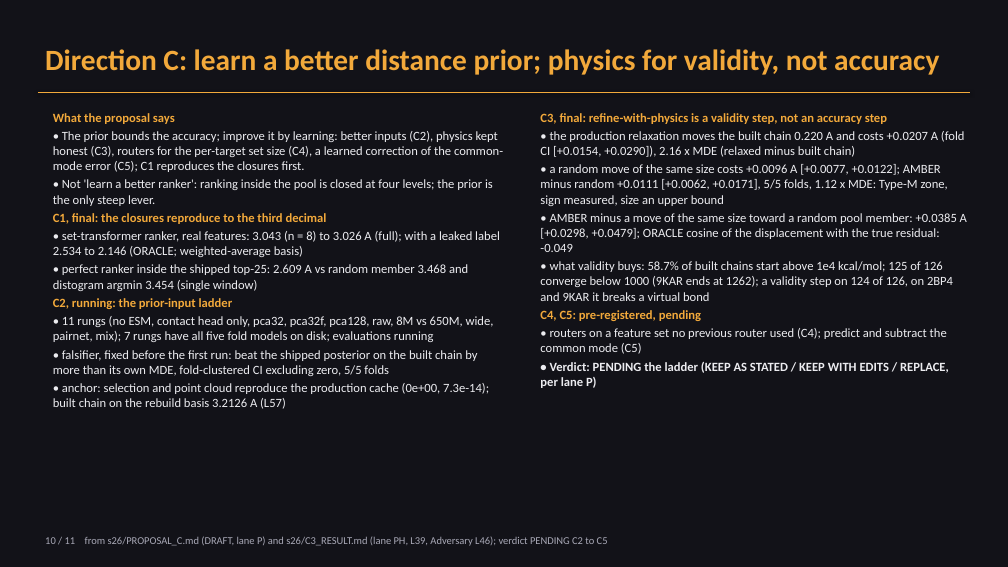
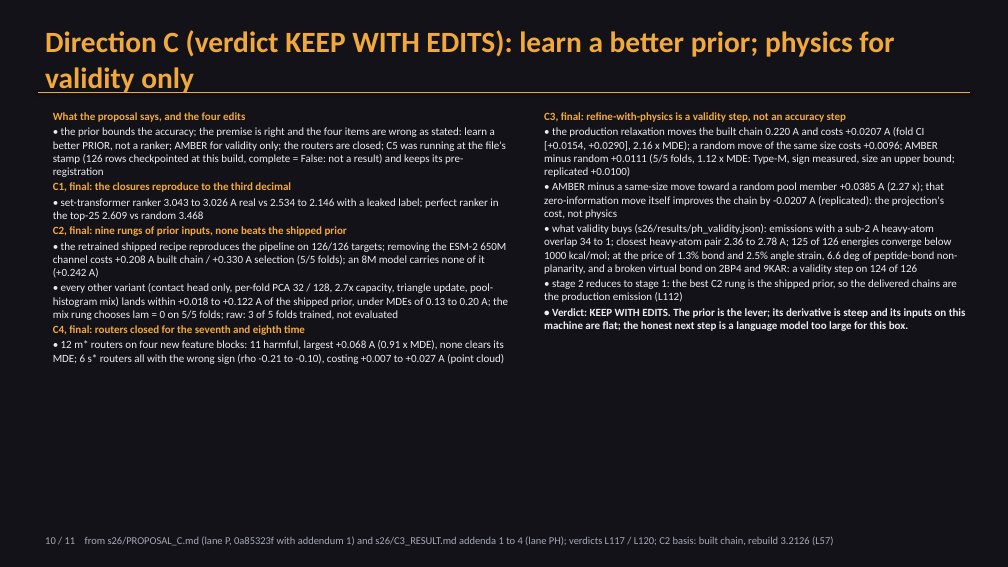
Before and after one commit to abe-narayan/cvar-vqe-protein-folding-v3, a slide deck: slide 10 of vqe_research_overview.pptx. Drawn at 1008x567 pixels with LibreOffice and Linux fonts; fonts in the diff are those of the drawing. Boxes give left, top, right and bottom in pixels: in the first picture for what was removed or moved away, otherwise in the second. Text is boxed around its words. In the diff, an @@ line names an element or a change of style, - is before the commit and + after.

```diff
--- a/vqe_research_overview.pptx
+++ b/vqe_research_overview.pptx
@@ text at box(45, 30, 894, 93): text changed @@
-Direction C: learn a better distance prior; physics for validity, not accuracy
+Direction C (verdict KEEP WITH EDITS): learn a better prior; physics for validity only
@@ text at box(53, 112, 506, 177): text changed; size 12 to 10.5 pt @@
-What the proposal says
-• The prior bounds the accuracy; improve it by learning: better inputs (C2), physics kept honest (C3), routers for the per-target set size (C4), a learned correction of the common-mode error (C5); C1 reproduces the closures first.
-• Not 'learn a better ranker': ranking inside the pool is closed at four levels; the prior is the only steep lever.
+What the proposal says, and the four edits
+• the prior bounds the accuracy; the premise is right and the four items are wrong as stated: learn a better PRIOR, not a ranker; AMBER for validity only; the routers are closed; C5 was running at the file's stamp (126 rows checkpointed at this build, complete = False: not a result) and keeps its pre-registration
@@ text at box(544, 112, 846, 122): size 12 to 10.5 pt in "C3, final: refine-with-physics is a validity step, ..."; less space between paragraphs @@
@@ text at box(544, 127, 966, 331): text changed; size 12 to 10.5 pt @@
-• the production relaxation moves the built chain 0.220 A and costs +0.0207 A (fold CI [+0.0154, +0.0290]), 2.16 x MDE (relaxed minus built chain)
-• a random move of the same size costs +0.0096 A [+0.0077, +0.0122]; AMBER minus random +0.0111 [+0.0062, +0.0171], 5/5 folds, 1.12 x MDE: Type-M zone, sign measured, size an upper bound
-• AMBER minus a move of the same size toward a random pool member: +0.0385 A [+0.0298, +0.0479]; ORACLE cosine of the displacement with the true residual: -0.049
-• what validity buys: 58.7% of built chains start above 1e4 kcal/mol; 125 of 126 converge below 1000 (9KAR ends at 1262); a validity step on 124 of 126, on 2BP4 and 9KAR it breaks a virtual bond
-C4, C5: pre-registered, pending
-• routers on a feature set no previous router used (C4); predict and subtract the common mode (C5)
-• Verdict: PENDING the ladder (KEEP AS STATED / KEEP WITH EDITS / REPLACE, per lane P)
+• the production relaxation moves the built chain 0.220 A and costs +0.0207 A (fold CI [+0.0154, +0.0290], 2.16 x MDE); a random move of the same size costs +0.0096; AMBER minus random +0.0111 (5/5 folds, 1.12 x MDE: Type-M, sign measured, size an upper bound; replicated +0.0100)
+• AMBER minus a same-size move toward a random pool member +0.0385 A (2.27 x); that zero-information move itself improves the chain by -0.0207 A (replicated): the projection's cost, not physics
+• what validity buys (s26/results/ph_validity.json): emissions with a sub-2 A heavy-atom overlap 34 to 1; closest heavy-atom pair 2.36 to 2.78 A; 125 of 126 energies converge below 1000 kcal/mol; at the price of 1.3% bond and 2.5% angle strain, 6.6 deg of peptide-bond non-planarity, and a broken virtual bond on 2BP4 and 9KAR: a validity step on 124 of 126
+• stage 2 reduces to stage 1: the best C2 rung is the shipped prior, so the delivered chains are the production emission (L112)
+• Verdict: KEEP WITH EDITS. The prior is the lever; its derivative is steep and its inputs on this machine are flat; the honest next step is a language model too large for this box.
@@ text at box(53, 198, 508, 364): text changed; size 12 to 10.5 pt @@
-• set-transformer ranker, real features: 3.043 (n = 8) to 3.026 A (full); with a leaked label 2.534 to 2.146 (ORACLE; weighted-average basis)
-• perfect ranker inside the shipped top-25: 2.609 A vs random member 3.468 and distogram argmin 3.454 (single window)
-C2, running: the prior-input ladder
-• 11 rungs (no ESM, contact head only, pca32, pca32f, pca128, raw, 8M vs 650M, wide, pairnet, mix); 7 rungs have all five fold models on disk; evaluations running
-• falsifier, fixed before the first run: beat the shipped posterior on the built chain by more than its own MDE, fold-clustered CI excluding zero, 5/5 folds
-• anchor: selection and point cloud reproduce the production cache (0e+00, 7.3e-14); built chain on the rebuild basis 3.2126 A (L57)
+• set-transformer ranker 3.043 to 3.026 A real vs 2.534 to 2.146 with a leaked label; perfect ranker in the top-25 2.609 vs random 3.468
+C2, final: nine rungs of prior inputs, none beats the shipped prior
+• the retrained shipped recipe reproduces the pipeline on 126/126 targets; removing the ESM-2 650M channel costs +0.208 A built chain / +0.330 A selection (5/5 folds); an 8M model carries none of it (+0.242 A)
+• every other variant (contact head only, per-fold PCA 32 / 128, 2.7x capacity, triangle update, pool-histogram mix) lands within +0.018 to +0.122 A of the shipped prior, under MDEs of 0.13 to 0.20 A; the mix rung chooses lam = 0 on 5/5 folds; raw: 3 of 5 folds trained, not evaluated
+C4, final: routers closed for the seventh and eighth time
+• 12 m* routers on four new feature blocks: 11 harmful, largest +0.068 A (0.91 x MDE), none clears its MDE; 6 s* routers all with the wrong sign (rho -0.21 to -0.10), costing +0.007 to +0.027 A (point cloud)
@@ text at box(53, 182, 291, 192): size 12 to 10.5 pt in "C1, final: the closures reproduce to the ..."; less space between paragraphs @@
@@ text at box(45, 536, 833, 546): text changed @@
-10 / 11 from s26/PROPOSAL_C.md (DRAFT, lane P) and s26/C3_RESULT.md (lane PH, L39, Adversary L46); verdict PENDING C2 to C5
+10 / 11 from s26/PROPOSAL_C.md (lane P, 0a85323f with addendum 1) and s26/C3_RESULT.md addenda 1 to 4 (lane PH); verdicts L117 / L120; C2 basis: built chain, rebuild 3.2126 (L57)
```
Also in this commit, not shown: 2 other slides changed, 12 other files.
